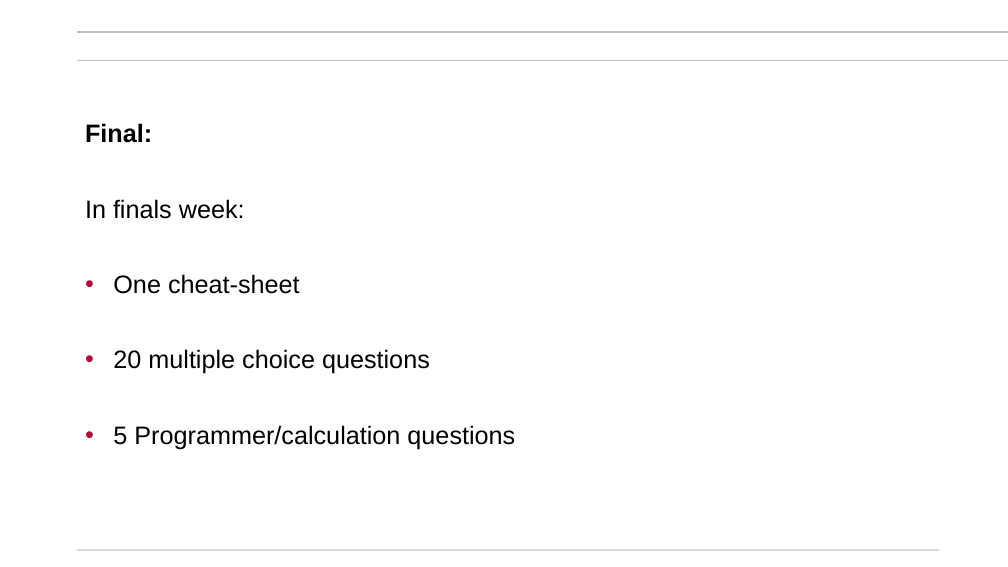
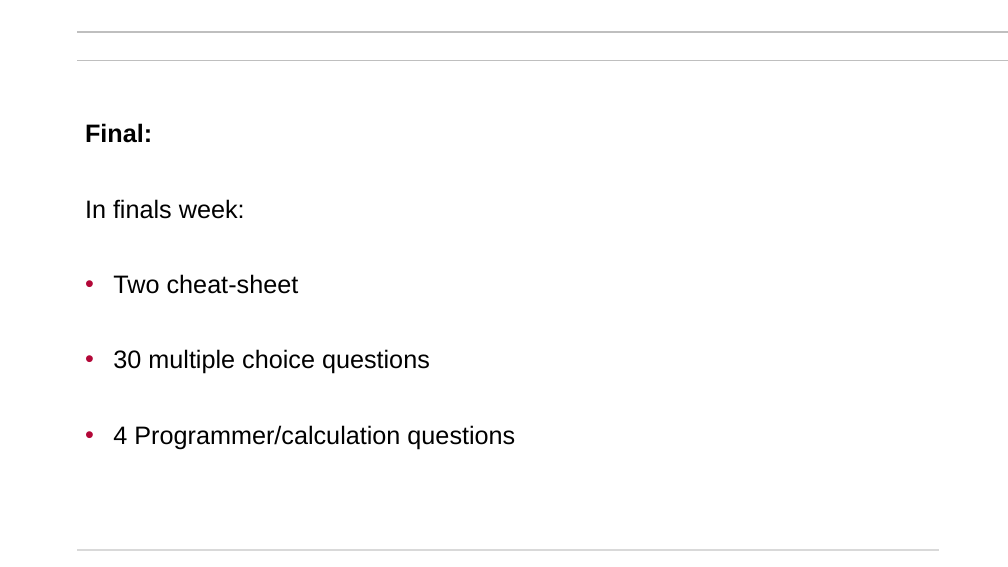
Before and after one commit to mikegrace2/CSEN20-Fall2026-Course-Website, a slide deck: slide 8 of Week01_IntroAndBinaryNumbers/Ch00_Basics_V4.pptx. Drawn at 1008x567 pixels with LibreOffice and Linux fonts; fonts in the diff are those of the drawing; background and template pictures are left out. Boxes give left, top, right and bottom in pixels: in the first picture for what was removed or moved away, otherwise in the second. Text is boxed around its words. In the diff, an @@ line names an element or a change of style, - is before the commit and + after.

```diff
--- a/Week01_IntroAndBinaryNumbers/Ch00_Basics_V4.pptx
+++ b/Week01_IntroAndBinaryNumbers/Ch00_Basics_V4.pptx
@@ subtitle at box(113, 274, 515, 450): text changed @@
-• One cheat-sheet
-• 20 multiple choice questions
-• 5 Programmer/calculation questions
+• Two cheat-sheet
+• 30 multiple choice questions
+• 4 Programmer/calculation questions
```
Also in this commit, not shown: 3 other slides changed, 1 slide removed.
